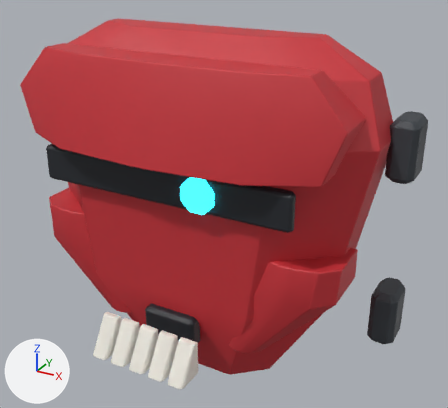
The FBX model Assets/Resources/ClamshellMeshes/HeadFront_Set04_Ripjaw.fbx: old version first, new version second.
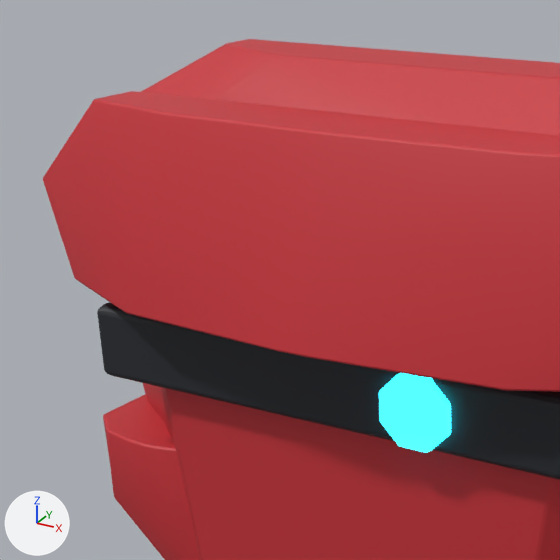
Each version is shown whole from a 50 mm lens placed at (0.463, -0.814, 0.396), pointed at (0.052, -0.065, 0.022), then close up on the part from 0% to 59% of the width and 0% to 65% of the height. Every picture has the same lights, and +X, +Y and +Z are marked at lower left. The older version's two pictures come first. Where no turn or scale is listed for an object, it has been applied to the vertices.

Script lines for the objects in view, before the commit:
```python
me_headfront_set04_ripjaw_001 = bpy.data.meshes.new('HeadFront_Set04_Ripjaw.001')
me_headfront_set04_ripjaw_001.from_pydata(...)  # 2266 vertices, 2182 faces; spans x -0.315..0.315, y -0.239..0.03, z -0.27..0.27
# faces by material slot: [512, 400, 388, 776, 106]
me_headfront_set04_ripjaw_001.materials.append(mat_shell)  # red #c83038
me_headfront_set04_ripjaw_001.materials.append(mat_panel)  # white #f0ece2
me_headfront_set04_ripjaw_001.materials.append(mat_dark)  # black #23272d
me_headfront_set04_ripjaw_001.materials.append(mat_frame)  # dark grey #3a3f45
me_headfront_set04_ripjaw_001.materials.append(mat_glow)  # cyan #27e5ff, glowing cyan #27e5ff
ob_headfront_set04_ripjaw = bpy.data.objects.new('HeadFront_Set04_Ripjaw', me_headfront_set04_ripjaw_001)
ob_headfront_set04_ripjaw.location = (0.0, 0.0, 0.0)
```
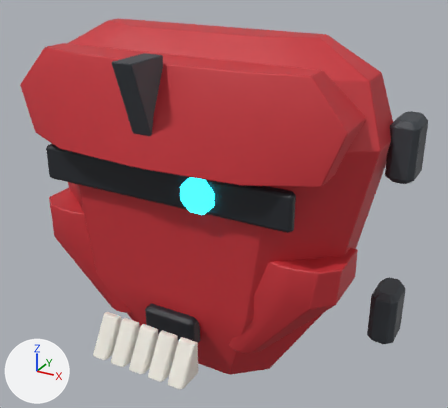
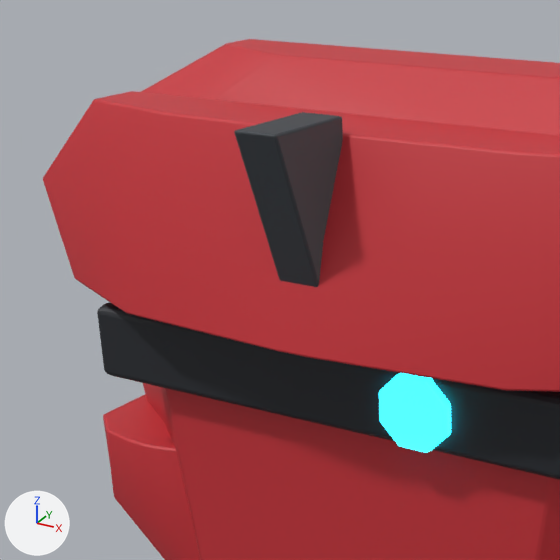
The change in detail:
me_headfront_set04_ripjaw_001 is used by ob_headfront_set04_ripjaw; location (0.0, 0.0, 0.0).
me_headfront_set04_ripjaw_001 had 2266 vertices, 2182 faces and spanned x -0.315..0.315, y -0.239..0.03, z -0.27..0.27.
me_headfront_set04_ripjaw_001 now has 2322 vertices, 2236 faces and spans x -0.315..0.315, y -0.239..0.03, z -0.27..0.27.
me_headfront_set04_ripjaw_001 part 1: a new loose piece of 56 vertices spanning x -0.015..0.015, y -0.224..-0.157, z 0.108..0.254, in mat_frame (dark grey #3a3f45).

Boxes [x1, y1, x2, y2] around the edits, measured in the close-ups (560 x 560 px):
part 1 of me_headfront_set04_ripjaw_001, added: after [234, 112, 343, 287]
